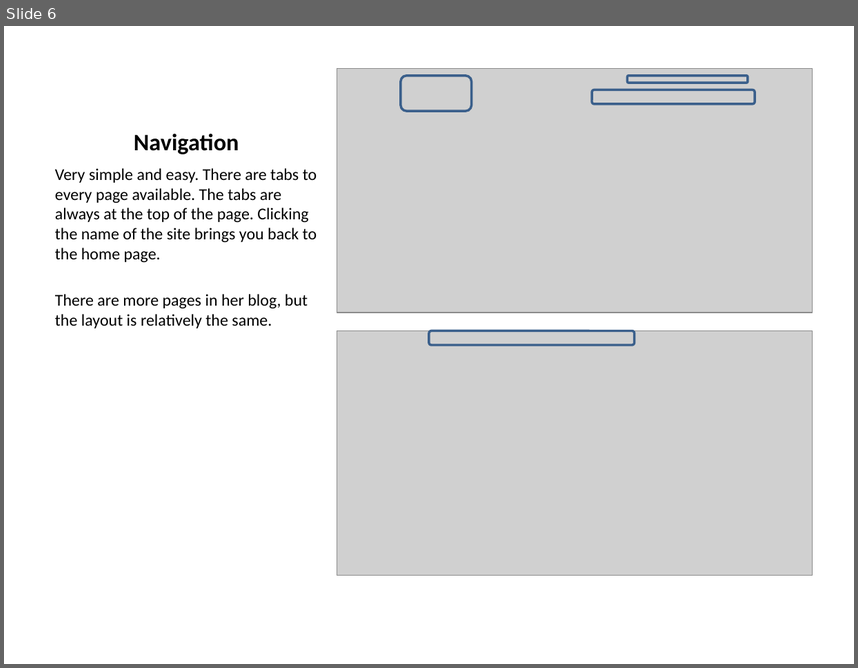
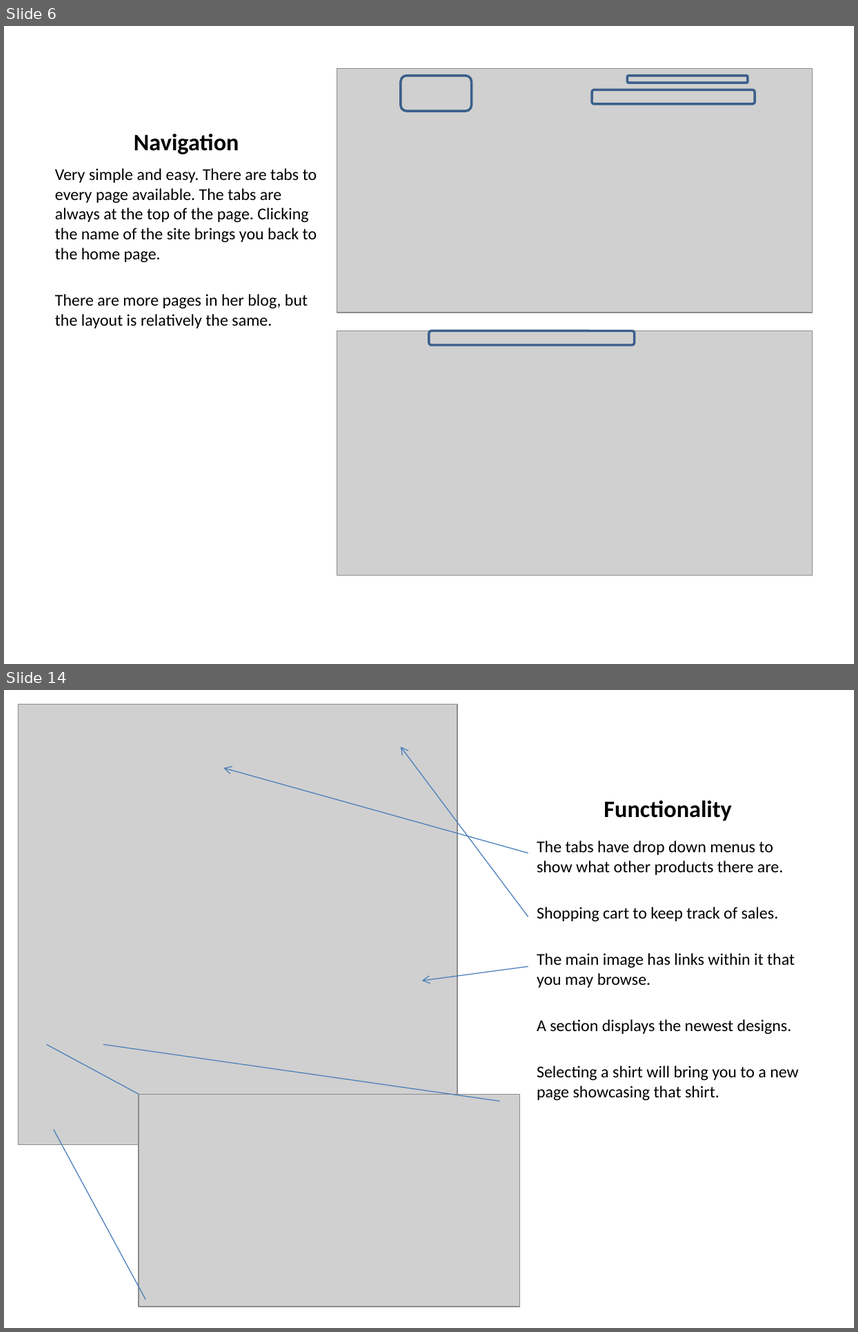
Before and after one commit to pku/portfolio_competitive_analysis, a slide deck: CompetitiveAnalysisPortfolios.pptx. Shown one above the other, each under a label of ours: slide 6 before the commit, slides 6 and 14 after it; the slides between them are not shown. The pictures are 858x668 and 858x1332 pixels, drawn with LibreOffice and Linux fonts; fonts in the diff are those of the drawing; grey boxes stand for pictures. Boxes give left, top, right and bottom in pixels: in the first picture for what was removed or moved away, otherwise in the second. Text is boxed around its words. In the diff, an @@ line names an element or a change of style, - is before the commit and + after.

```diff
--- a/CompetitiveAnalysisPortfolios.pptx
+++ b/CompetitiveAnalysisPortfolios.pptx
@@ slide 14 added at <box>4,690,854,1328</box>, background #FFFFFF @@
@@ picture added at <box>18,704,458,1145</box> @@
@@ arrow added from (528, 917) to (401, 747), #4B7EBC 0.75 pt @@
@@ arrow added from (528, 854) to (223, 768), #4B7EBC 0.75 pt @@
@@ title added at <box>604,800,731,821</box>, 20 pt, text #000000, bold @@
+Functionality
@@ text added at <box>537,840,799,1100</box>, 14 pt, text #000000 @@
+The tabs have drop down menus to show what other products there are.
+Shopping cart to keep track of sales.
+The main image has links within it that you may browse.
+A section displays the newest designs.
+Selecting a shirt will bring you to a new page showcasing that shirt.
@@ arrow added from (528, 966) to (422, 980), #4B7EBC 0.75 pt @@
@@ line added from (47, 1045) to (139, 1094), #4B7EBC 0.75 pt @@
@@ line added from (103, 1045) to (499, 1101), #4B7EBC 0.75 pt @@
@@ picture added at <box>139,1094,520,1306</box> @@
@@ line added from (53, 1130) to (146, 1299), #4B7EBC 0.75 pt @@
```
Also in this commit, not shown: 9 other slides added.
